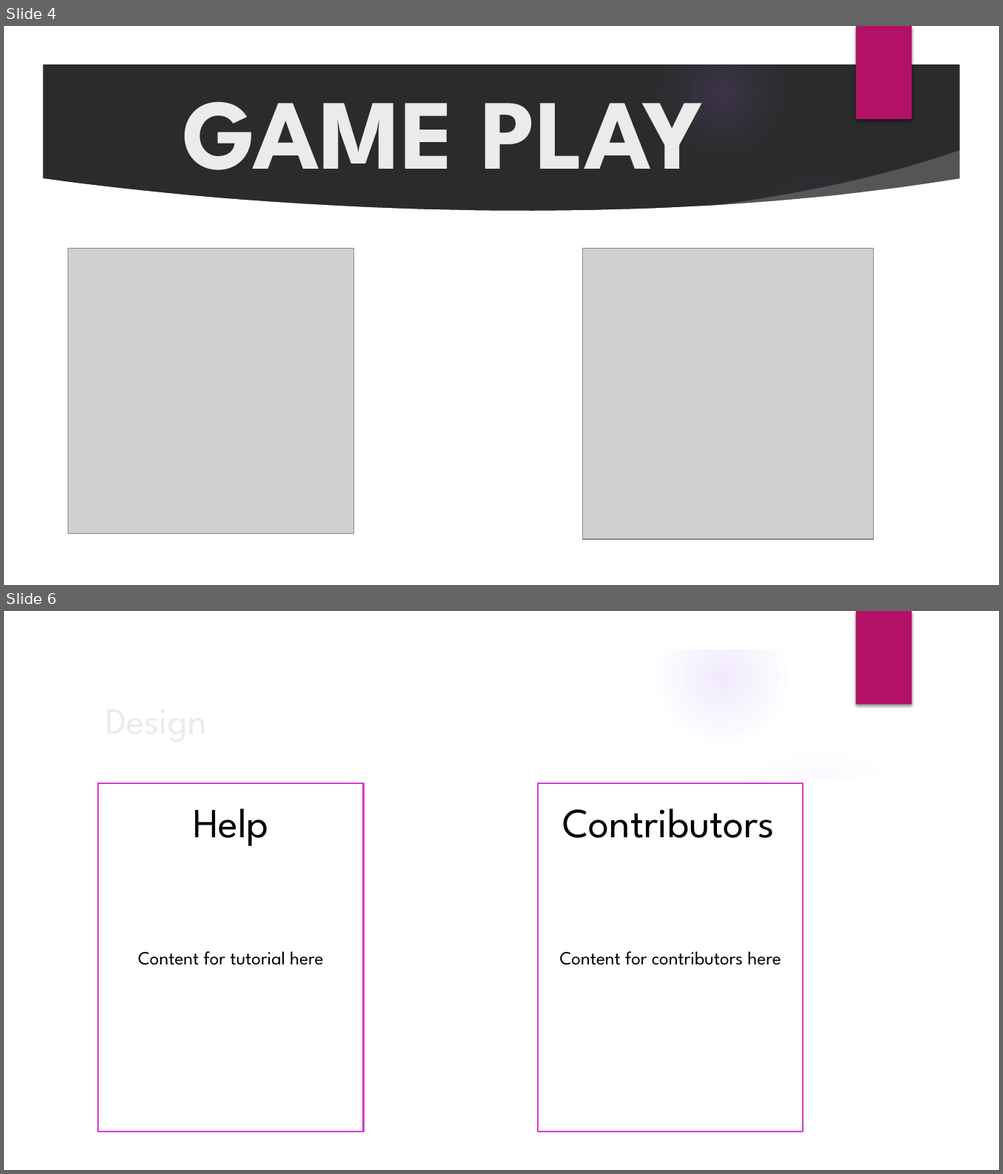
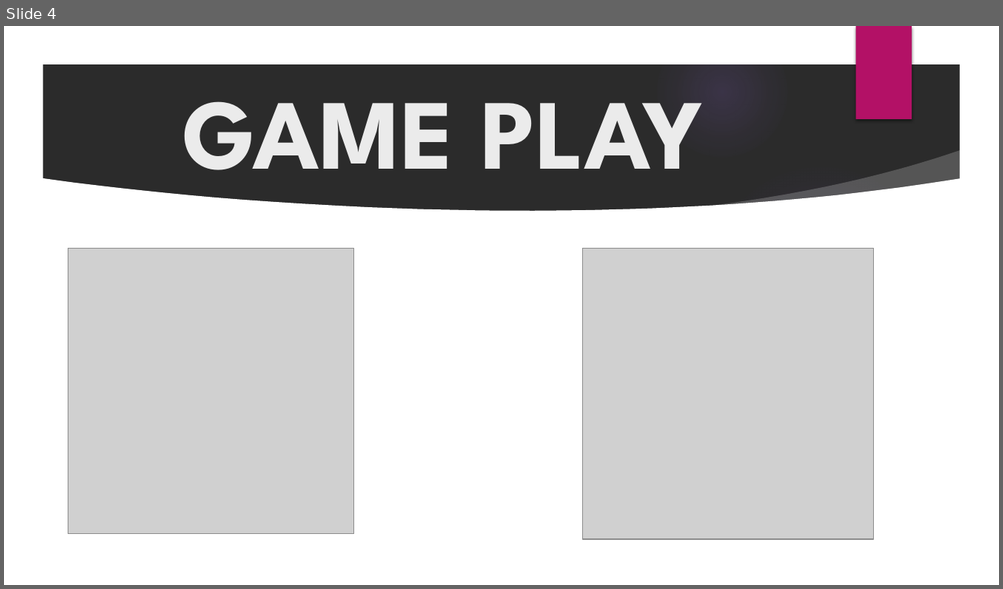
Before and after one commit to mailonggit/project-game-2048, a slide deck: GROUP PROJECT.pptx. Shown one above the other, each under a label of ours: slides 4 and 6 before the commit, slide 4 after it; the slides between them are not shown. The pictures are 1003x1174 and 1003x589 pixels, drawn with LibreOffice and Linux fonts; fonts in the diff are those of the drawing; grey boxes stand for pictures; background and template pictures are left out; a plain dark background stands for a picture behind light text. Boxes give left, top, right and bottom in pixels: in the first picture for what was removed or moved away, otherwise in the second. Text is boxed around its words. In the diff, an @@ line names an element or a change of style, - is before the commit and + after.

```diff
--- a/GROUP PROJECT.pptx
+++ b/GROUP PROJECT.pptx
@@ slide 6 removed at <box>4,611,999,1170</box>, background picture (left out); not listed: 9 template elements that a slide beside it also shows @@
@@ title removed at <box>98,690,813,748</box> @@
-Design
@@ rectangle removed at <box>98,783,363,1133</box> @@
-Content for tutorial here
@@ rectangle removed at <box>538,783,802,1133</box> @@
-Content for contributors here
@@ text removed at <box>193,809,269,846</box> @@
-Help
@@ text removed at <box>563,809,774,838</box> @@
-Contributors
```
Also in this commit, not shown: 2 slides changed, 4 slides added, 3 other slides removed.
